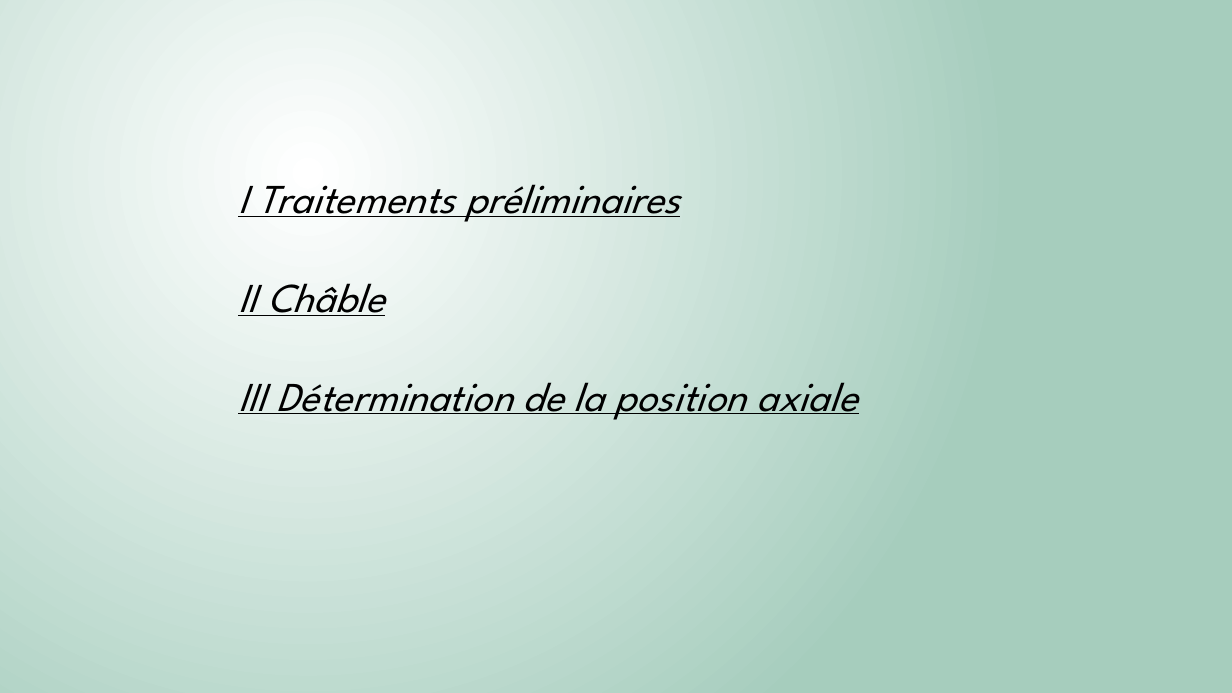
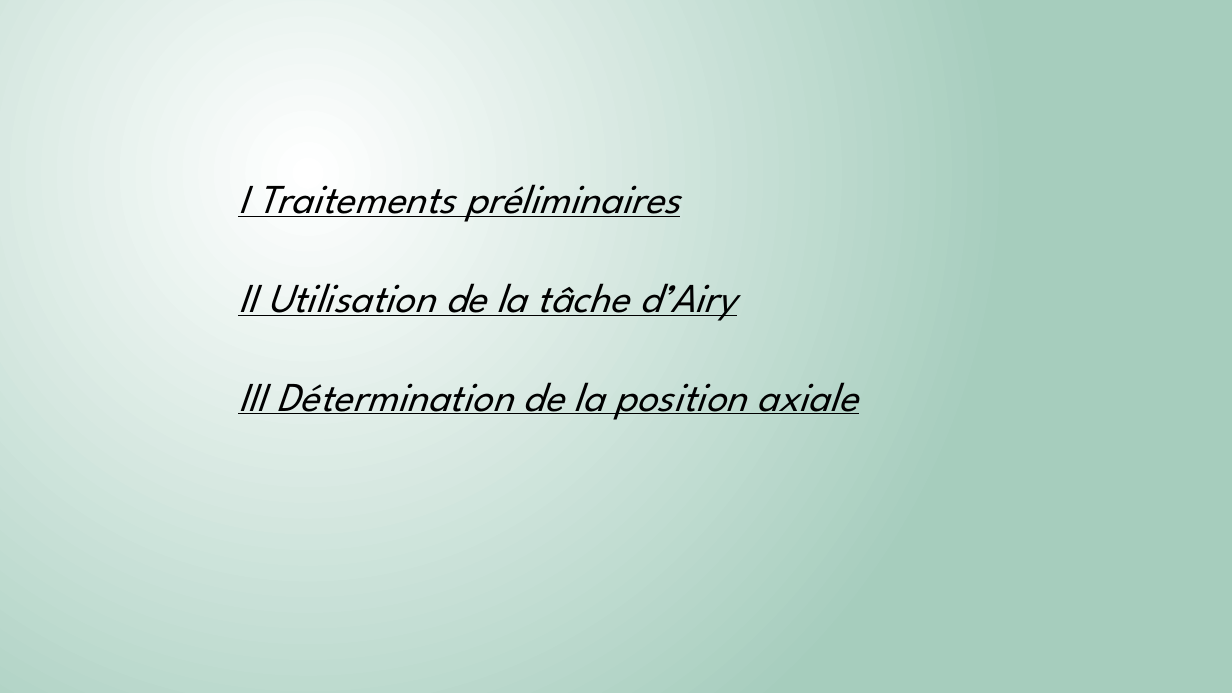
Before and after one commit to Killian-Herveau/PIMS, a slide deck: slide 6 of Pres_Avril/PresentationPIMSAvrilA.pptx. Drawn at 1232x693 pixels with LibreOffice and Linux fonts; fonts in the diff are those of the drawing. Boxes give left, top, right and bottom in pixels: in the first picture for what was removed or moved away, otherwise in the second. Text is boxed around its words. In the diff, an @@ line names an element or a change of style, - is before the commit and + after.

```diff
--- a/Pres_Avril/PresentationPIMSAvrilA.pptx
+++ b/Pres_Avril/PresentationPIMSAvrilA.pptx
@@ text at <box>238,283,737,321</box>: text changed @@
-II Châble
+II Utilisation de la tâche d’Airy
```
Also in this commit, not shown: 6 other slides changed, 1 slide removed, 5 other files.
